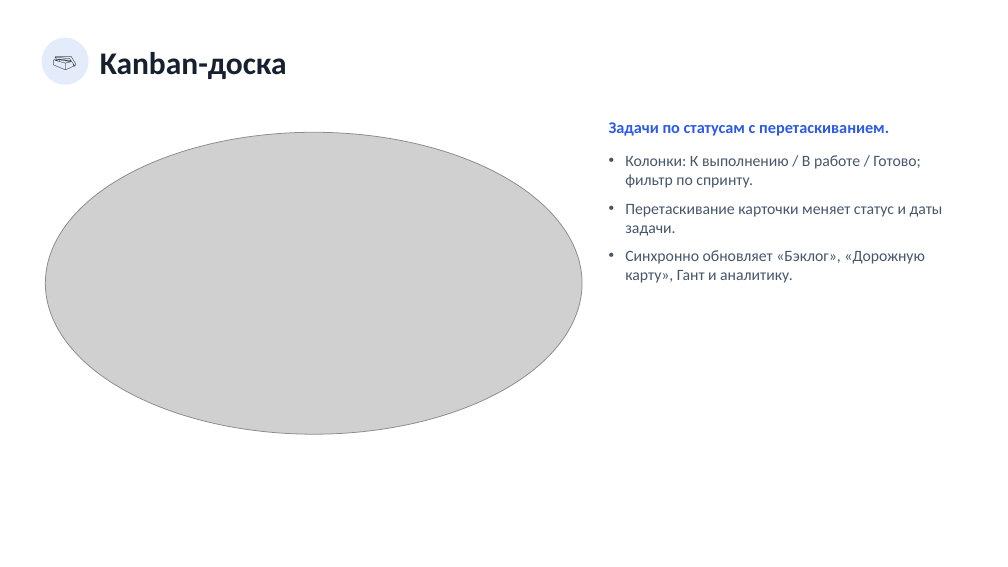
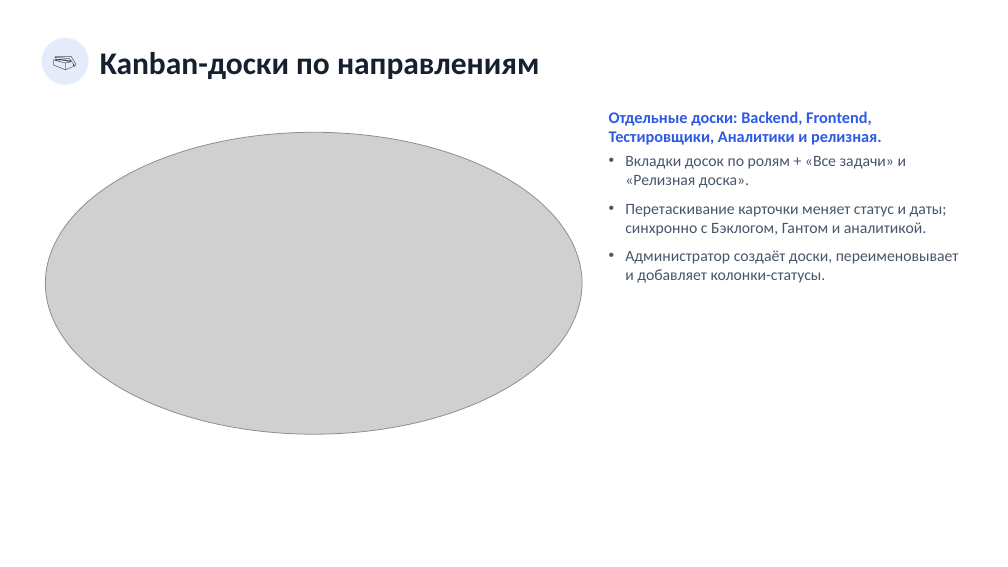
Before and after one commit to neoandrey1985/Planirovanie, a slide deck: slide 8 of Презентация_приложения.pptx. Drawn at 1008x567 pixels with LibreOffice and Linux fonts; fonts in the diff are those of the drawing; grey boxes stand for pictures. Boxes give left, top, right and bottom in pixels: in the first picture for what was removed or moved away, otherwise in the second. Text is boxed around its words. In the diff, an @@ line names an element or a change of style, - is before the commit and + after.

```diff
--- a/Презентация_приложения.pptx
+++ b/Презентация_приложения.pptx
@@ text at [100, 52, 539, 79]: text changed @@
-Kanban-доска
+Kanban-доски по направлениям
@@ text at [609, 111, 882, 145]: text changed @@
-Задачи по статусам с перетаскиванием.
+Отдельные доски: Backend, Frontend, Тестировщики, Аналитики и релизная.
@@ text at [625, 156, 959, 283]: text changed @@
-• Колонки: К выполнению / В работе / Готово; фильтр по спринту.
-• Перетаскивание карточки меняет статус и даты задачи.
-• Синхронно обновляет «Бэклог», «Дорожную карту», Гант и аналитику.
+• Вкладки досок по ролям + «Все задачи» и «Релизная доска».
+• Перетаскивание карточки меняет статус и даты; синхронно с Бэклогом, Гантом и аналитикой.
+• Администратор создаёт доски, переименовывает и добавляет колонки-статусы.
```
Also in this commit, not shown: 6 other files.
